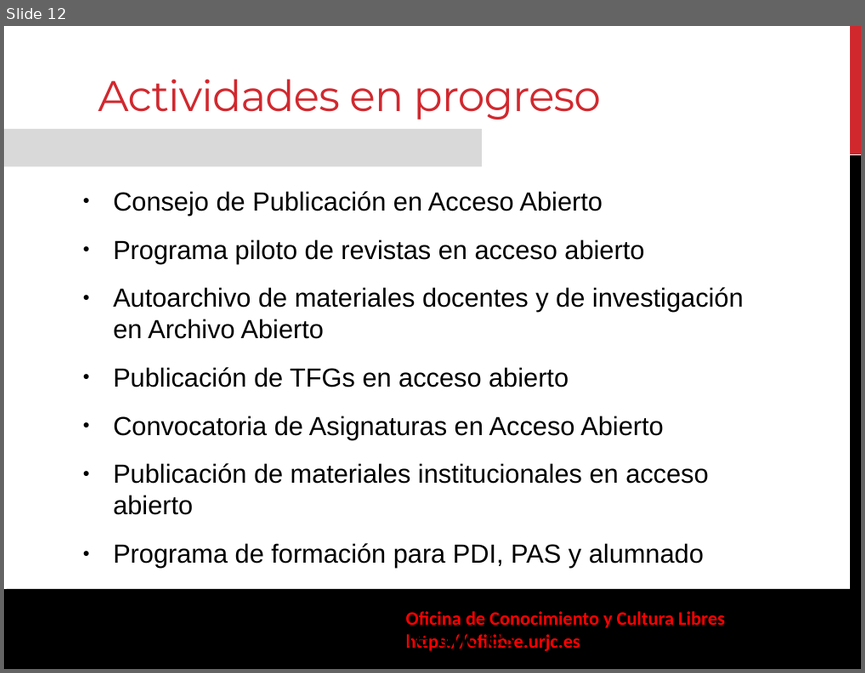
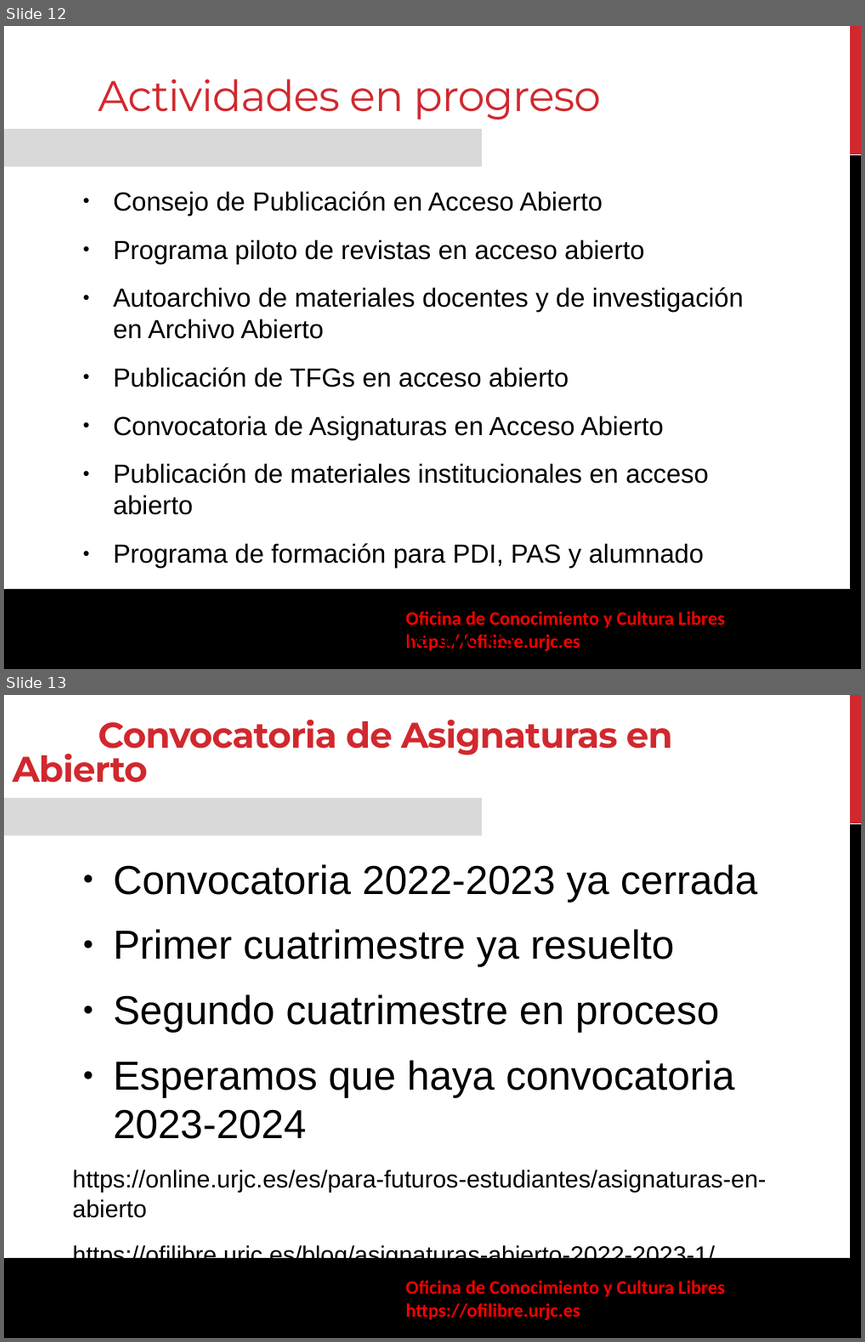
Before and after one commit to gabrielIzquierdo/OfiLibreGabri.github.io, a slide deck: static/transpas/ofilibre/Ofilibre-presentacion.odp. Shown one above the other, each under a label of ours: slide 12 before the commit, slides 12 and 13 after it. The pictures are 865x673 and 865x1342 pixels, drawn with LibreOffice and Linux fonts; fonts in the diff are those of the drawing; background and template pictures are left out. Boxes give left, top, right and bottom in pixels: in the first picture for what was removed or moved away, otherwise in the second. Text is boxed around its words. In the diff, an @@ line names an element or a change of style, - is before the commit and + after.

```diff
--- a/static/transpas/ofilibre/Ofilibre-presentacion.odp
+++ b/static/transpas/ofilibre/Ofilibre-presentacion.odp
@@ slide 13 added at box(4, 695, 861, 1338), background #FFFFFF; not listed: 5 template elements that a slide beside it also shows @@
@@ text added at box(12, 720, 673, 783), 30 pt, text #D1282E, bold @@
+Convocatoria de Asignaturas en Abierto
@@ text added at box(73, 864, 766, 1267), 20.4 pt, text #000000 @@
+● Convocatoria 2022-2023 ya cerrada
+● Primer cuatrimestre ya resuelto
+● Segundo cuatrimestre en proceso
+● Esperamos que haya convocatoria 2023-2024
+https://online.urjc.es/es/para-futuros-estudiantes/asignaturas-en-abierto
+https://ofilibre.urjc.es/blog/asignaturas-abierto-2022-2023-1/
```
Also in this commit, not shown: 2 slides changed, 1 other slide added, 1 other file.
